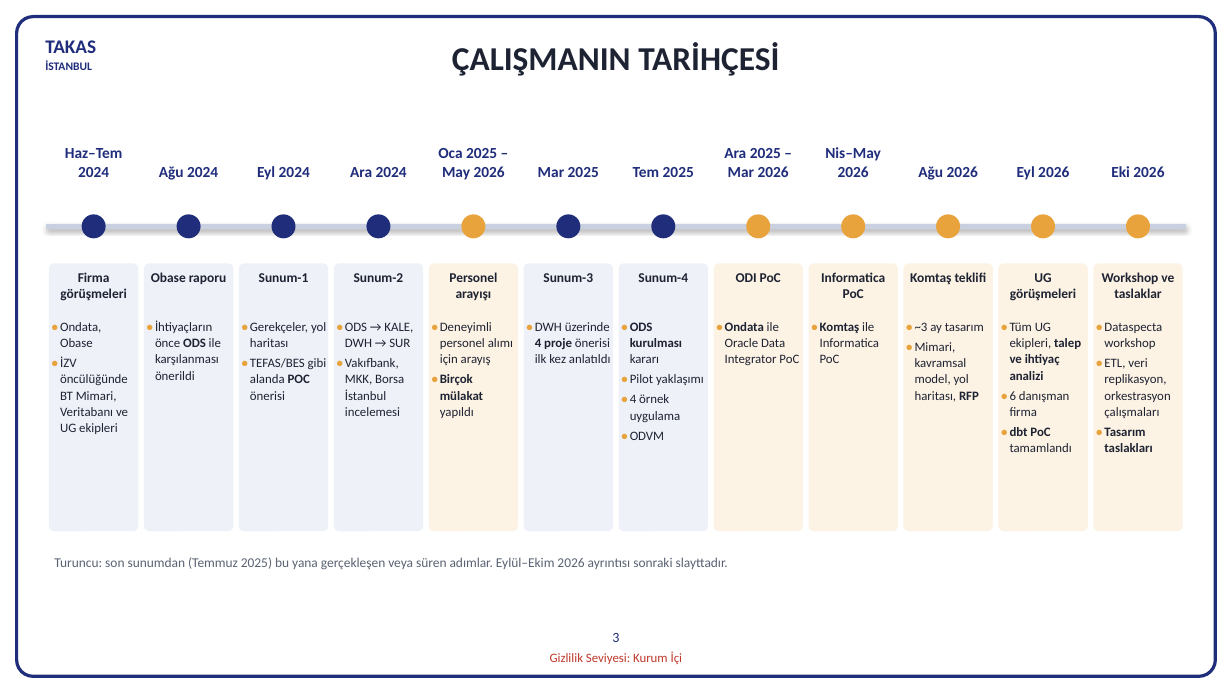
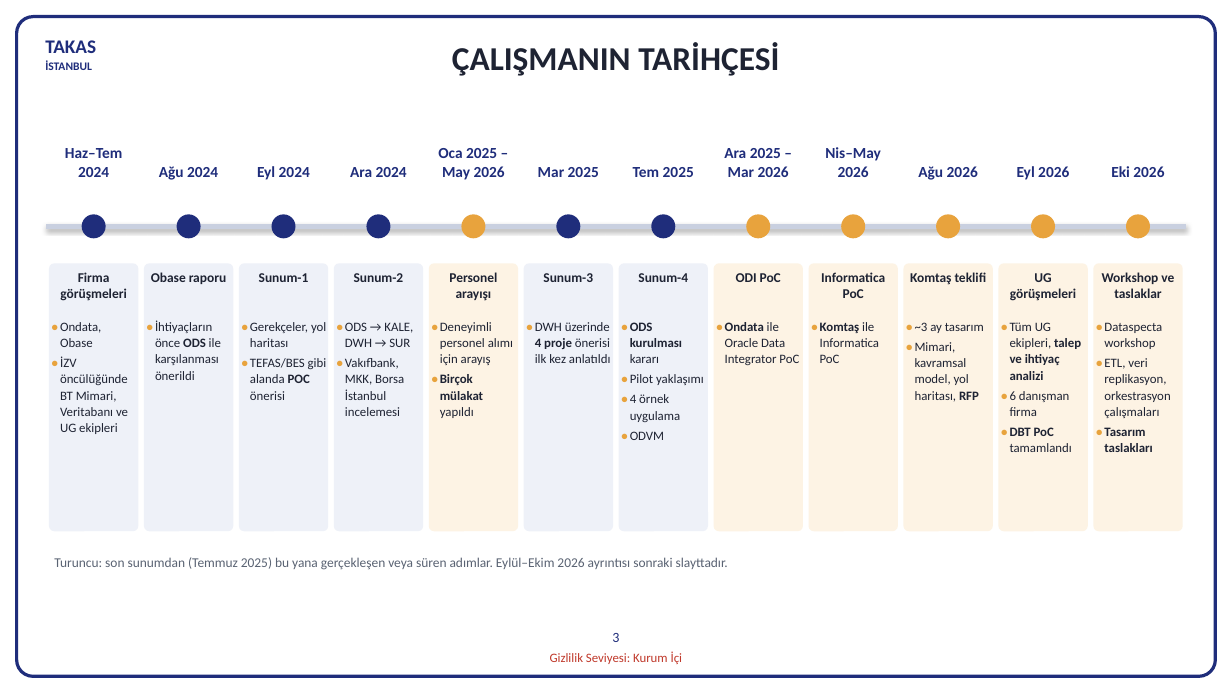
Before and after one commit to hanifidemirel0/Cursor-Projects, a slide deck: slide 3 of outputs/dwh-sunum-kasim-2026/5 - DWHSunum_Kasim2026.pptx. Drawn at 1232x693 pixels with LibreOffice and Linux fonts; fonts in the diff are those of the drawing. Boxes give left, top, right and bottom in pixels: in the first picture for what was removed or moved away, otherwise in the second. Text is boxed around its words. In the diff, an @@ line names an element or a change of style, - is before the commit and + after.

```diff
--- a/outputs/dwh-sunum-kasim-2026/5 - DWHSunum_Kasim2026.pptx
+++ b/outputs/dwh-sunum-kasim-2026/5 - DWHSunum_Kasim2026.pptx
@@ text at (1010,427,1072,452): text changed @@
-• dbt PoC tamamlandı
+• DBT PoC tamamlandı
```
Also in this commit, not shown: 7 other slides changed, 2 other files.
